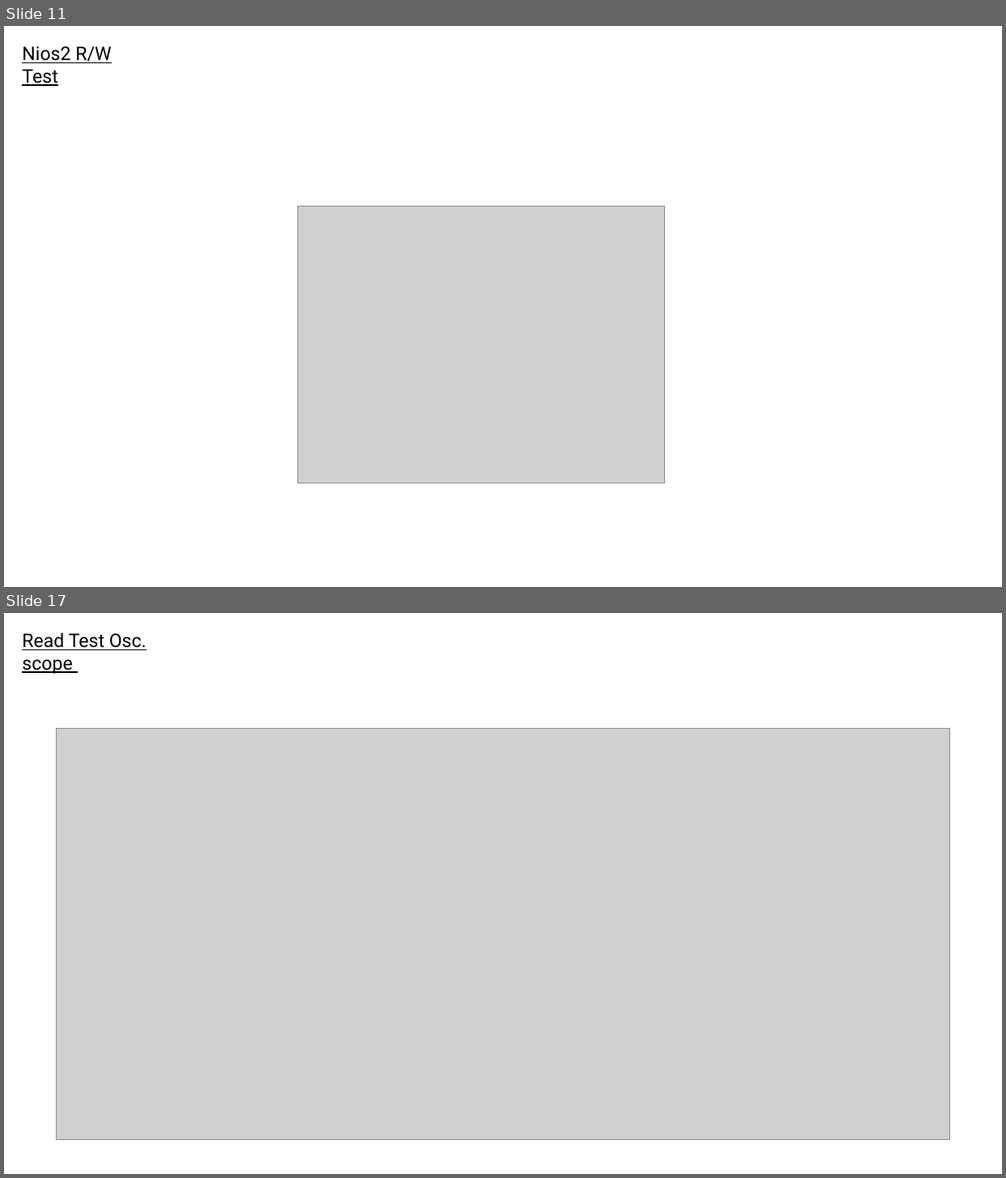
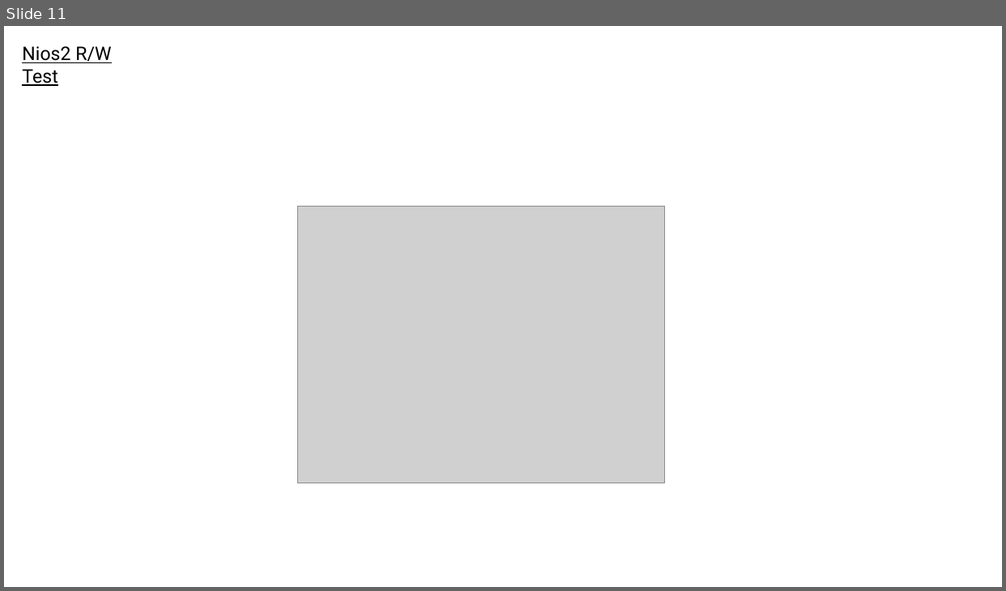
Before and after one commit to adamShiau/adamShiau_FPGA, a slide deck: intel_IP/IRIS/HW_IP/Interface/I2C/V1/I2C_ADXL357.pptx. Shown one above the other, each under a label of ours: slides 11 and 17 before the commit, slide 11 after it; the slides between them are not shown. The pictures are 1006x1178 and 1006x591 pixels, drawn with LibreOffice and Linux fonts; fonts in the diff are those of the drawing; grey boxes stand for pictures. Boxes give left, top, right and bottom in pixels: in the first picture for what was removed or moved away, otherwise in the second. Text is boxed around its words. In the diff, an @@ line names an element or a change of style, - is before the commit and + after.

```diff
--- a/intel_IP/IRIS/HW_IP/Interface/I2C/V1/I2C_ADXL357.pptx
+++ b/intel_IP/IRIS/HW_IP/Interface/I2C/V1/I2C_ADXL357.pptx
@@ slide 17 removed at <box>4,613,1002,1174</box>, background #FFFFFF @@
@@ text removed at <box>22,632,147,674</box> @@
-Read Test Osc. scope
@@ picture removed at <box>57,728,950,1140</box> @@
```
Also in this commit, not shown: 12 slides added, 5 other slides removed, 20 other files.
